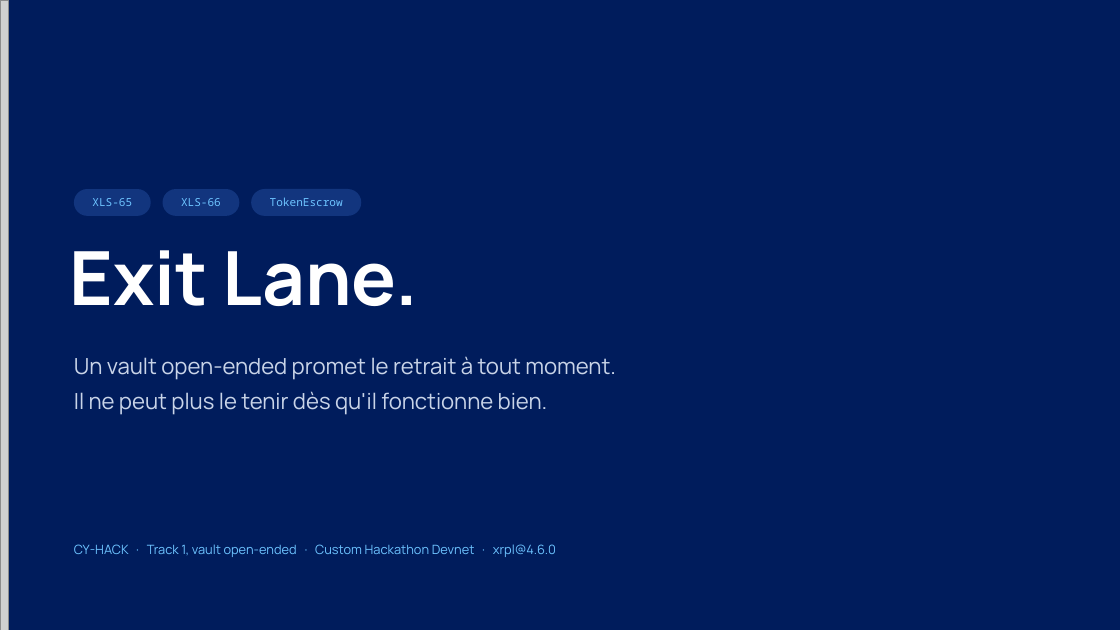
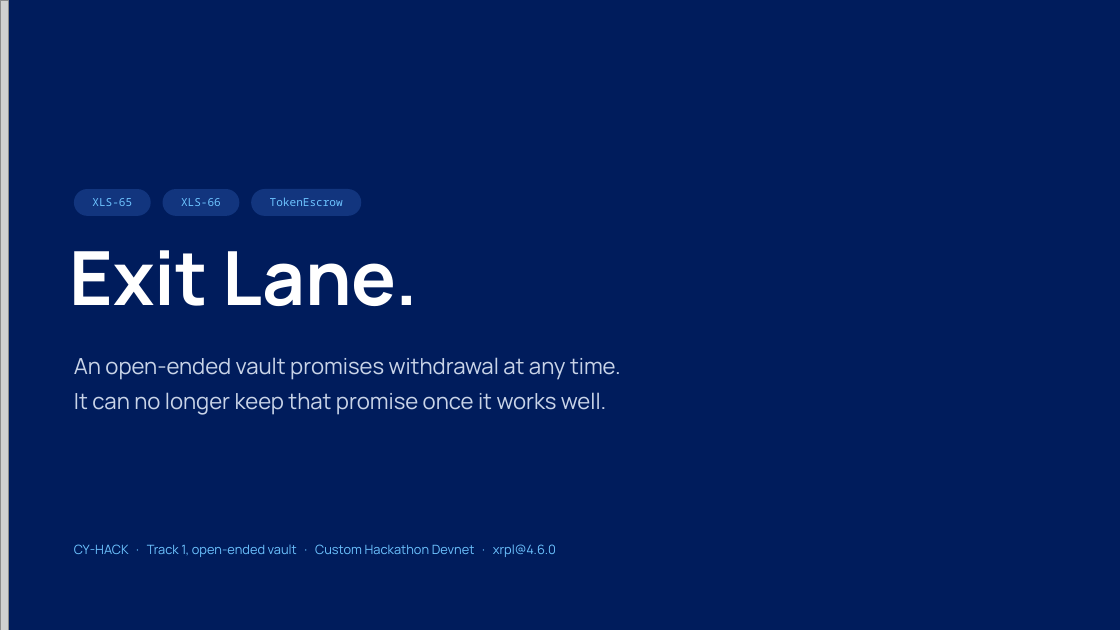
Before and after one commit to charlyppr/exit-lane-xrpl, a slide deck: slide 1 of deck/exit-lane.pptx. Drawn at 1120x630 pixels with LibreOffice and Linux fonts; fonts in the diff are those of the drawing; grey boxes stand for pictures. Boxes give left, top, right and bottom in pixels: in the first picture for what was removed or moved away, otherwise in the second. Text is boxed around its words. In the diff, an @@ line names an element or a change of style, - is before the commit and + after.

```diff
--- a/deck/exit-lane.pptx
+++ b/deck/exit-lane.pptx
@@ text at (74, 357, 621, 415): text changed @@
-Un vault open-ended promet le retrait à tout moment.
-Il ne peut plus le tenir dès qu'il fonctionne bien.
+An open-ended vault promises withdrawal at any time.
+It can no longer keep that promise once it works well.
@@ text at (74, 544, 556, 557): text changed @@
-CY-HACK · Track 1, vault open-ended · Custom Hackathon Devnet · xrpl@4.6.0
+CY-HACK · Track 1, open-ended vault · Custom Hackathon Devnet · xrpl@4.6.0
```
Also in this commit, not shown: 8 other slides changed, 1 slide added, 1 slide removed, 4 other files.
